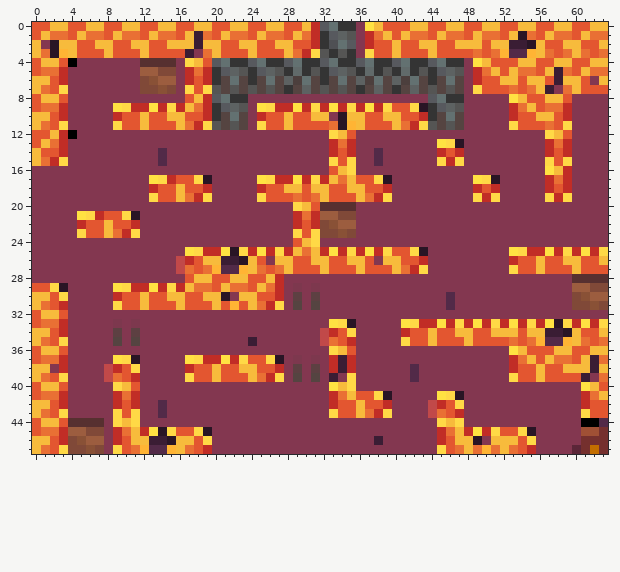
Pixel-art sprite, stored at Maps/7_m.png. This is how it looked before the edit.
The file is 64x48 pixels. Colours within 5 levels of each other are drawn and written as one.
New version:
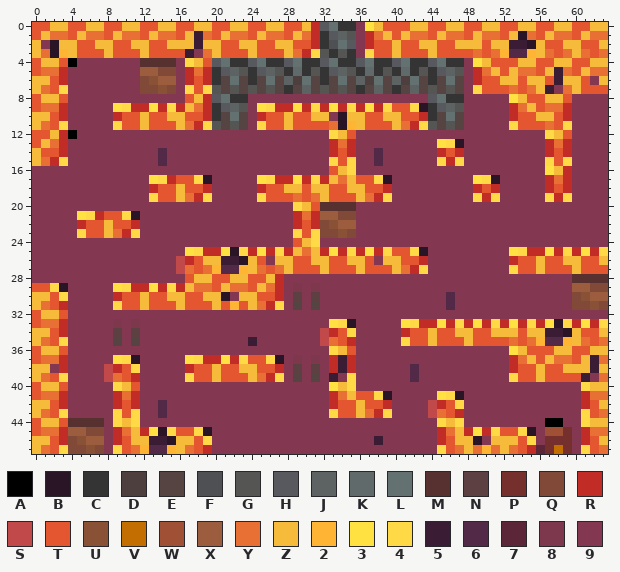
Palette (. is transparent): A #000000  B #291525  C #343434  D #4c3f3d  E #554441  F #4f5054  G #555554  H #57595e  J #5d6262  K #616a6a  L #637171  M #573030  N #5d4042  P #75302e  Q #804938  R #c12d26  S #c14949  T #e35630  U #895136  V #c36e00  W #a05035  X #9c5d3f  Y #e97034  Z #f7bb3c  2 #ffb434  3 #ffe242  4 #ffd946  5 #3a1d34  6 #522a48  7 #5b2638  8 #7d384e  9 #833750
From old to new:
Colour 4 replaces colour 3 in row 40 at x 61.
Colour 4 replaces colour A in row 44 at x 61.
Colour 4 replaces colour P in row 47 at x 61.
Colour 7 replaces colour 9 in row 47 at x 56.
Colour 9 replaces colour 7 in row 47 at x 60.
Colour A replaces colour 9 in row 44 at x 57 to 58.
Colour P replaces colour 9 in row 45 at x 59; in row 46 at x 57 to 59; in row 47 at x 57 and 59.
Colour R replaces colour P in row 46 at x 61.
Colour R replaces colour W in row 45 at x 61.
Colour T replaces colour P in row 46 at x 62.
Colour T replaces colour V in row 47 at x 62.
Colour V replaces colour 9 in row 47 at x 58.
Colour W replaces colour 9 in row 45 at x 57 to 58.
Colour Y replaces colour P in row 45 at x 63; in row 47 at x 63.
Colour Y replaces colour T in row 43 at x 63.
Colour Y replaces colour W in row 45 at x 62.
Colour Y replaces colour Z in row 41 at x 63.
Colour Z replaces colour 6 in row 44 at x 63.
Colour Z replaces colour A in row 44 at x 62.
Colour Z replaces colour P in row 46 at x 63.
Colour Z replaces colour T in row 40 at x 63; in row 42 at x 63.
Boxes around the changes in both pictures, in picture pixels (x1, y1, x2, y2):
changed: (536, 382, 608, 454)
